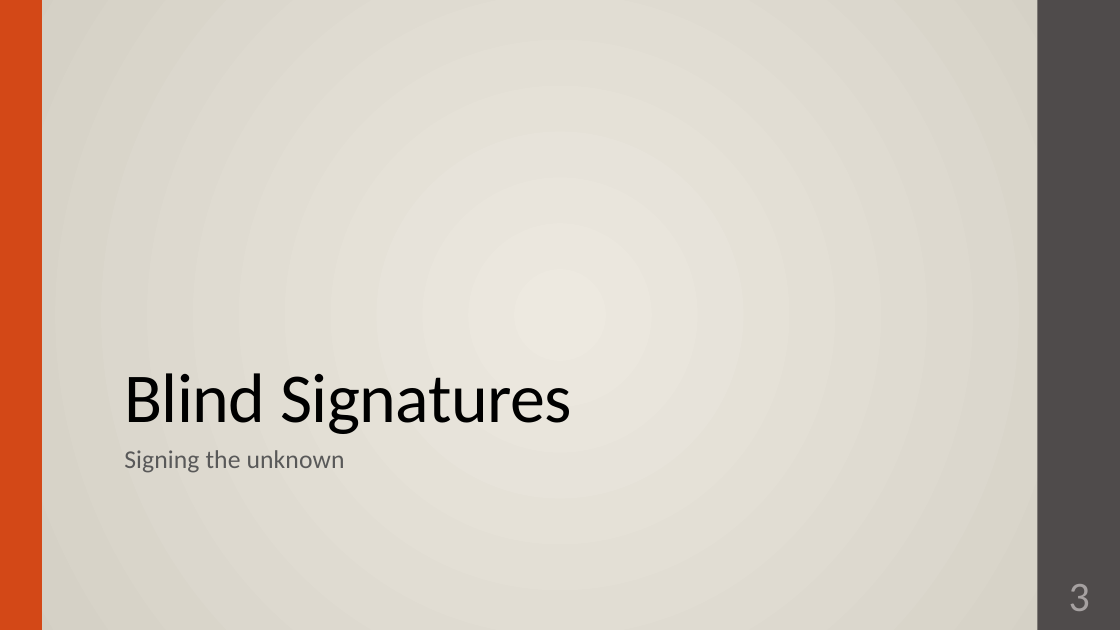
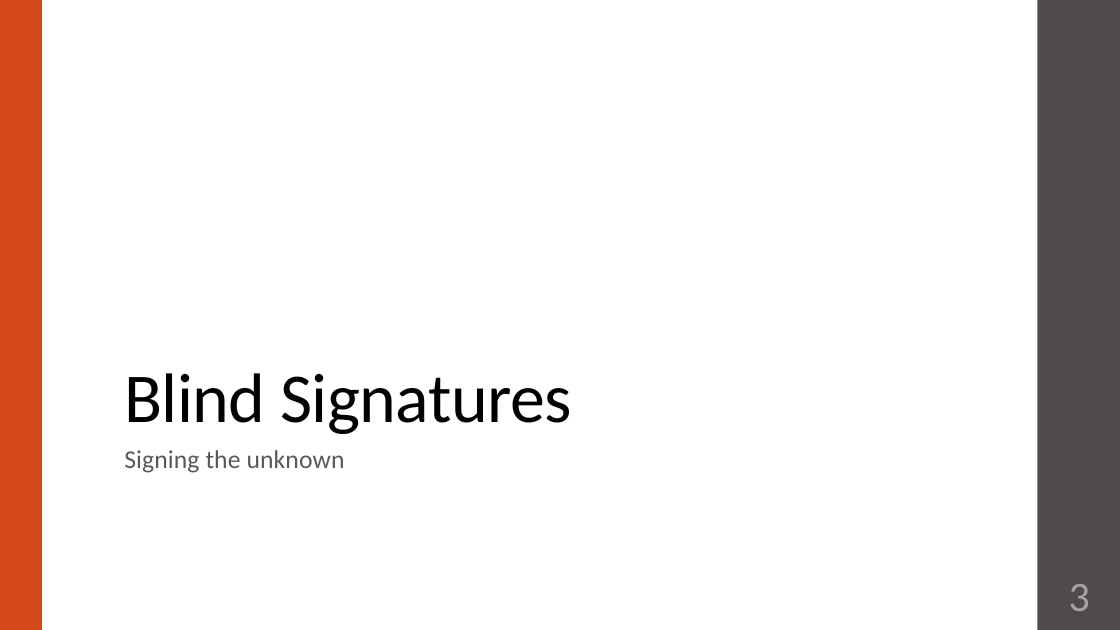
Before and after one commit to meggima/seminar-crypto-fall-2022, a slide deck: slide 3 of presentation/CryptographicPrimitives.pptx. Drawn at 1120x630 pixels with LibreOffice and Linux fonts; fonts in the diff are those of the drawing. Boxes give left, top, right and bottom in pixels: in the first picture for what was removed or moved away, otherwise in the second. Text is boxed around its words. In the diff, an @@ line names an element or a change of style, - is before the commit and + after.

```diff
--- a/presentation/CryptographicPrimitives.pptx
+++ b/presentation/CryptographicPrimitives.pptx
@@ background gradient #EDE9E0 to #D4CFC4 to #FFFFFF @@
```
Also in this commit, not shown: 40 other slides changed, 4 slides added, 4 other files.
